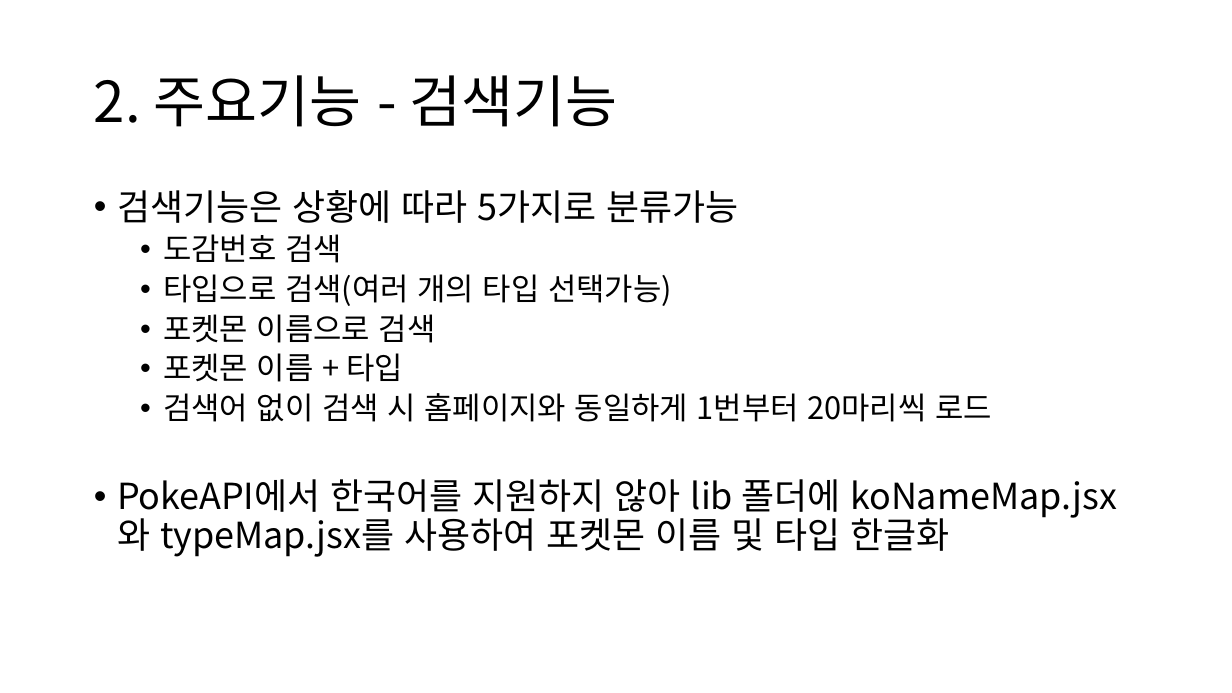
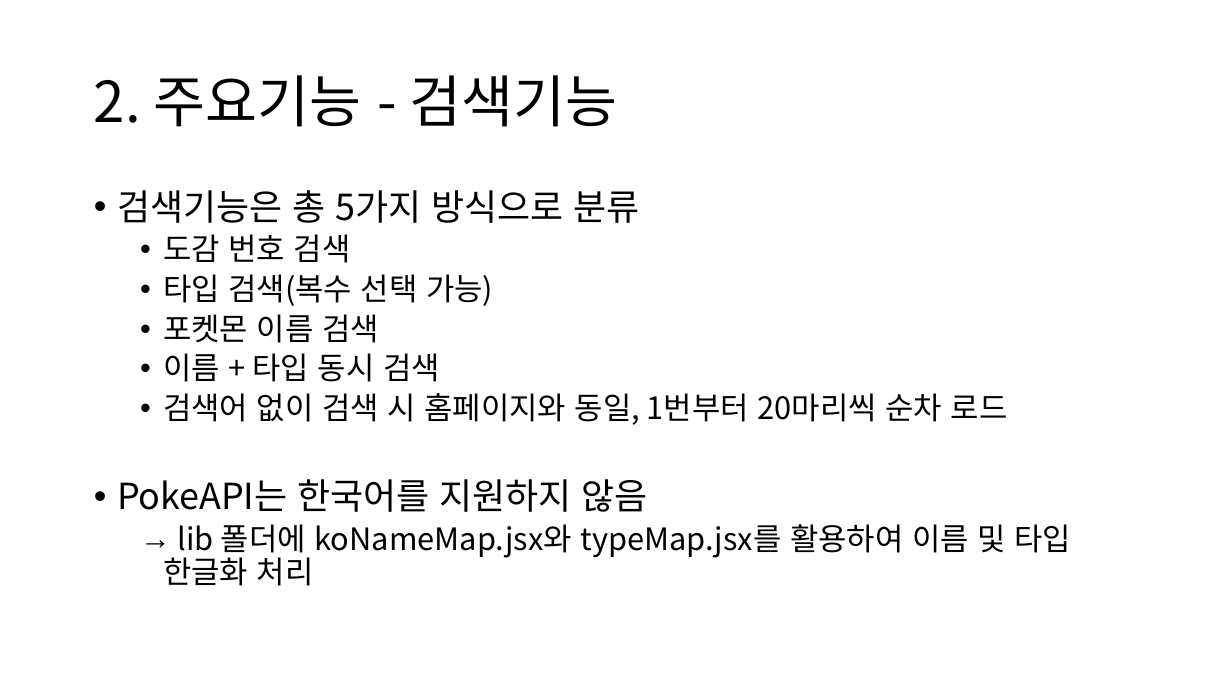
Before and after one commit to lhj4369/Pokemon-Wiki, a slide deck: slide 8 of 발표자료.pptx. Drawn at 1232x693 pixels with LibreOffice and Linux fonts; fonts in the diff are those of the drawing. Boxes give left, top, right and bottom in pixels: in the first picture for what was removed or moved away, otherwise in the second. Text is boxed around its words. In the diff, an @@ line names an element or a change of style, - is before the commit and + after.

```diff
--- a/발표자료.pptx
+++ b/발표자료.pptx
@@ text at (117,190,1071,586): text changed; size 28 to 24 pt @@
-• 검색기능은 상황에 따라 5가지로 분류가능
-  • 도감번호 검색
-  • 타입으로 검색(여러 개의 타입 선택가능)
-  • 포켓몬 이름으로 검색
-  • 포켓몬 이름 + 타입
-  • 검색어 없이 검색 시 홈페이지와 동일하게 1번부터 20마리씩 로드
-• PokeAPI에서 한국어를 지원하지 않아 lib 폴더에 koNameMap.jsx와 typeMap.jsx를 사용하여 포켓몬 이름 및 타입 한글화
+• 검색기능은 총 5가지 방식으로 분류
+  • 도감 번호 검색
+  • 타입 검색(복수 선택 가능)
+  • 포켓몬 이름 검색
+  • 이름 + 타입 동시 검색
+  • 검색어 없이 검색 시 홈페이지와 동일, 1번부터 20마리씩 순차 로드
+• PokeAPI는 한국어를 지원하지 않음
+  → lib 폴더에 koNameMap.jsx와 typeMap.jsx를 활용하여 이름 및 타입 한글화 처리
```
Also in this commit, not shown: 11 other slides changed.
